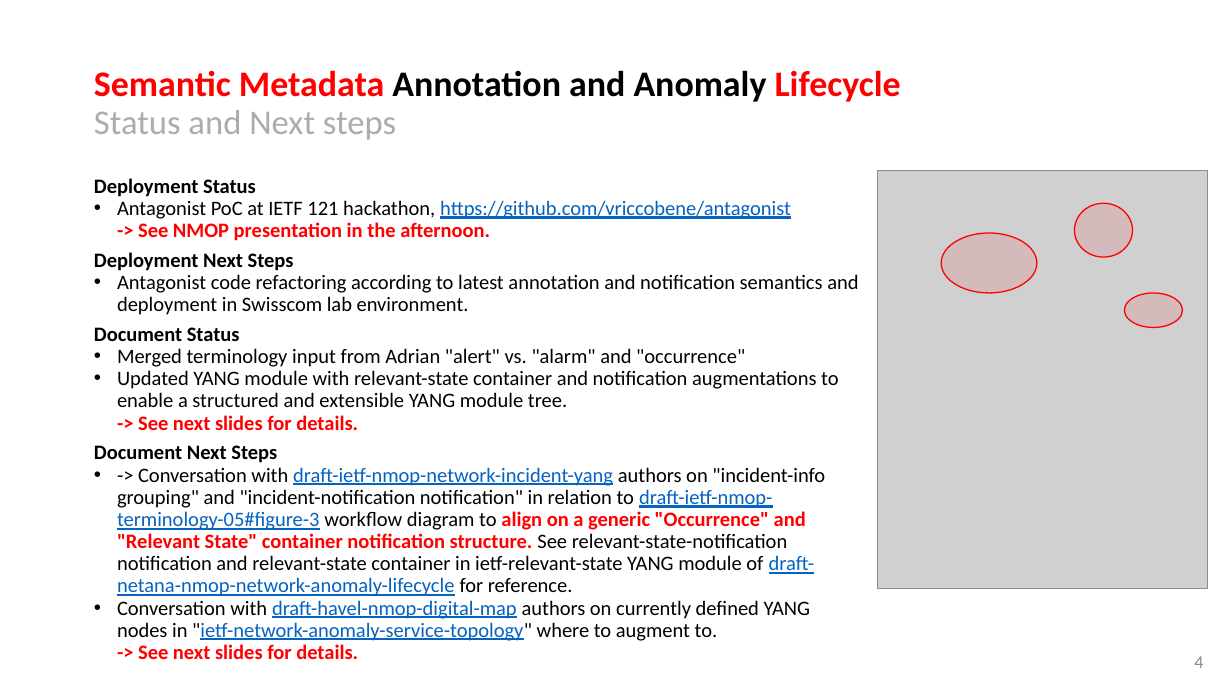
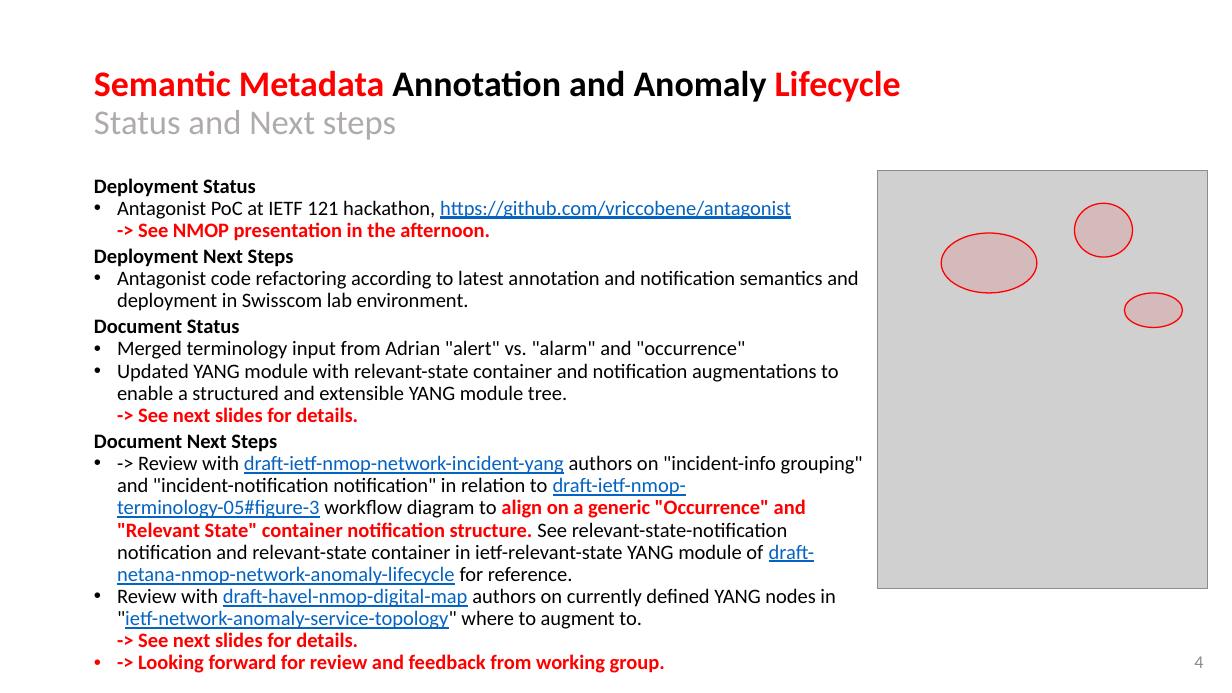
Before and after one commit to network-analytics/ietf-network-analytics-document-status, a slide deck: slide 4 of 121/NMOP/draft-ietf-nmop-network-anomaly-architecture-semantics-lifecycle.pptx. Drawn at 1232x693 pixels with LibreOffice and Linux fonts; fonts in the diff are those of the drawing; grey boxes stand for pictures. Boxes give left, top, right and bottom in pixels: in the first picture for what was removed or moved away, otherwise in the second. Text is boxed around its words. In the diff, an @@ line names an element or a change of style, - is before the commit and + after.

```diff
--- a/121/NMOP/draft-ietf-nmop-network-anomaly-architecture-semantics-lifecycle.pptx
+++ b/121/NMOP/draft-ietf-nmop-network-anomaly-architecture-semantics-lifecycle.pptx
@@ text at (94,248,294,452): less space between paragraphs @@
@@ text at (117,455,863,629): text changed @@
-• -> Conversation with draft-ietf-nmop-network-incident-yang authors on "incident-info grouping" and "incident-notification notification" in relation to draft-ietf-nmop-terminology-05#figure-3 workflow diagram to align on a generic "Occurrence" and "Relevant State" container notification structure. See relevant-state-notification notification and relevant-state container in ietf-relevant-state YANG module of draft-netana-nmop-network-anomaly-lifecycle for reference.
-• Conversation with draft-havel-nmop-digital-map authors on currently defined YANG nodes in "ietf-network-anomaly-service-topology" where to augment to.
-  -> See next slides for details.
+• -> Review with draft-ietf-nmop-network-incident-yang authors on "incident-info grouping" and "incident-notification notification" in relation to draft-ietf-nmop-terminology-05#figure-3 workflow diagram to align on a generic "Occurrence" and "Relevant State" container notification structure. See relevant-state-notification notification and relevant-state container in ietf-relevant-state YANG module of draft-netana-nmop-network-anomaly-lifecycle for reference.
+• Review with draft-havel-nmop-digital-map authors on currently defined YANG nodes in "ietf-network-anomaly-service-topology" where to augment to.
+  -> See next slides for details.
+• -> Looking forward for review and feedback from working group.
```
Also in this commit, not shown: 3 other slides changed, 1 other file.
